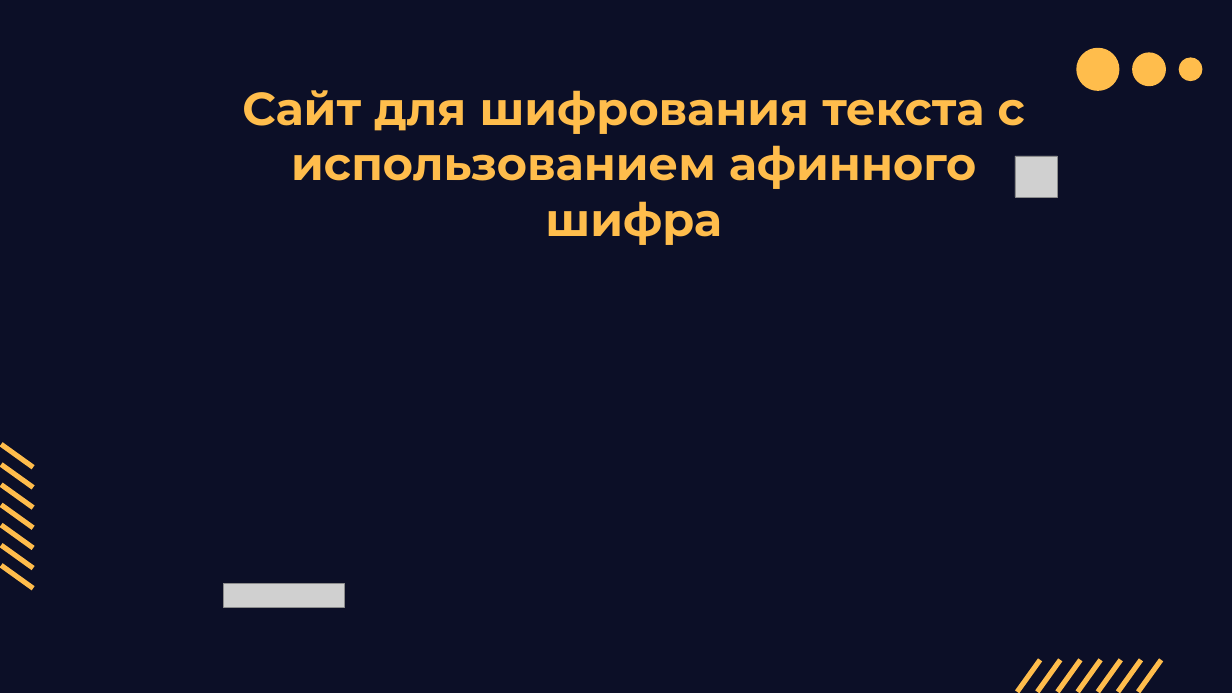
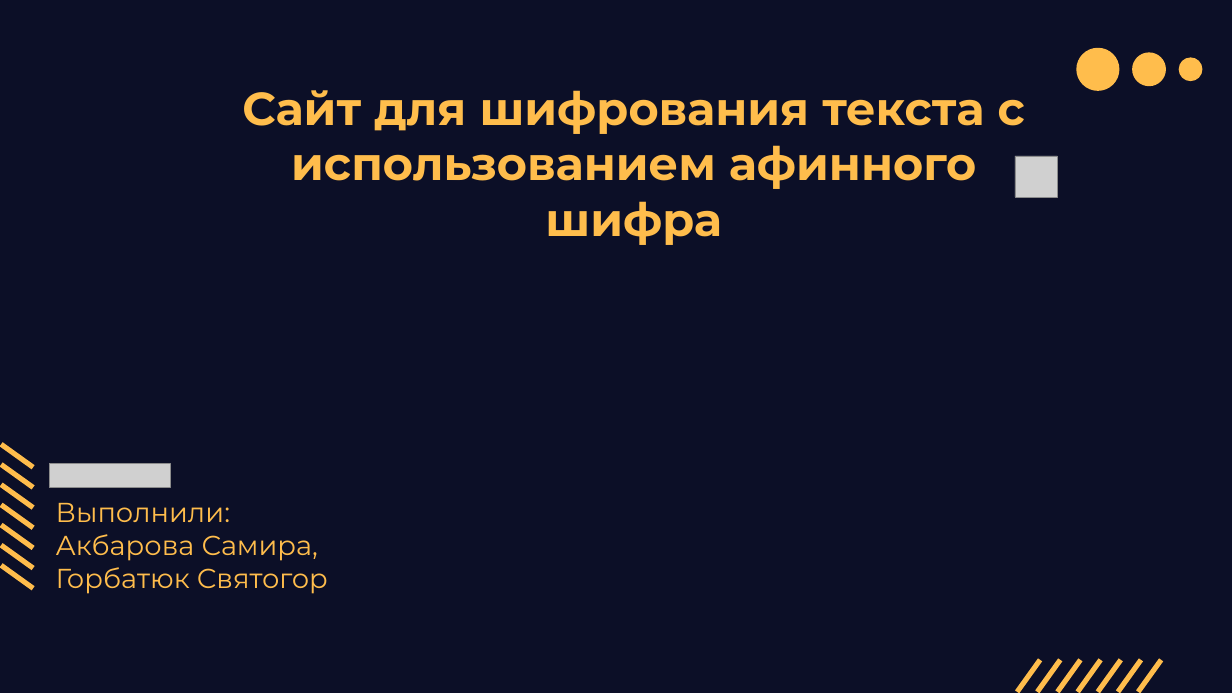
Before and after one commit to Samira13456/project1, a slide deck: slide 1 of pr11.pptx. Drawn at 1232x693 pixels with LibreOffice and Linux fonts; fonts in the diff are those of the drawing; grey boxes stand for pictures. Boxes give left, top, right and bottom in pixels: in the first picture for what was removed or moved away, otherwise in the second. Text is boxed around its words. In the diff, an @@ line names an element or a change of style, - is before the commit and + after.

```diff
--- a/pr11.pptx
+++ b/pr11.pptx
@@ picture: place and size @@
-picture at (224, 583, 344, 607)
+picture at (49, 463, 170, 487)
@@ text added at (56, 502, 328, 594), 32 pt, text #FFBD4C @@
+Выполнили:
+Акбарова Самира, Горбатюк Святогор
```
Also in this commit, not shown: 3 other slides changed, 5 slides added, 2 slides removed.
